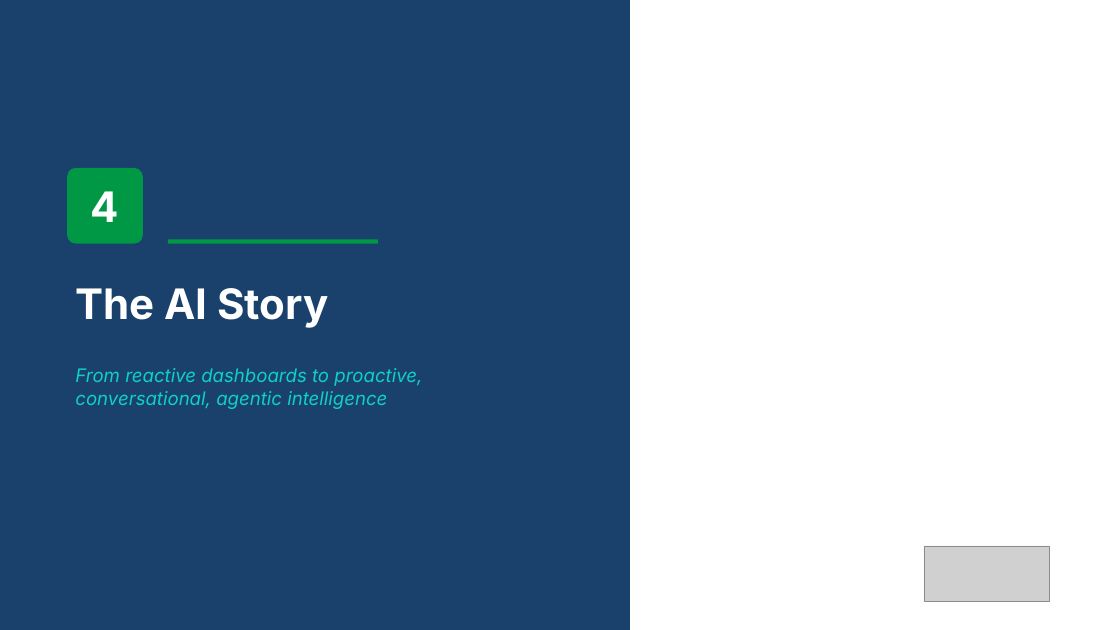
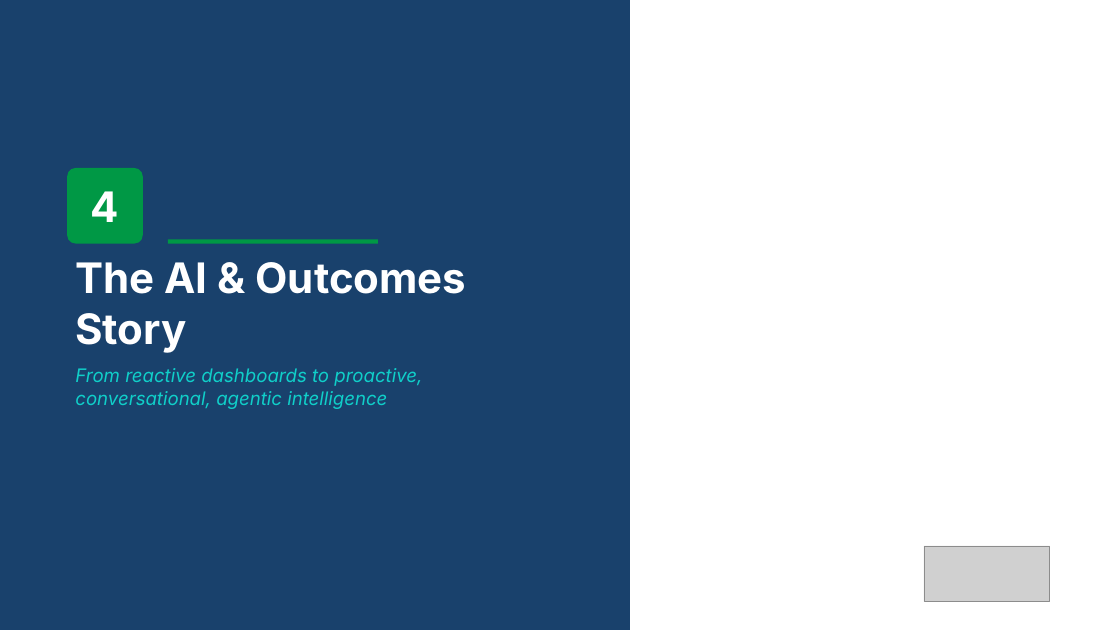
Before and after one commit to robertschoenfeldqlik/meridan_retail_group_qlik_demo_assets, a slide deck: slide 21 of MCG_Demo_Overview_Four_Stories.pptx. Drawn at 1120x630 pixels with LibreOffice and Linux fonts; fonts in the diff are those of the drawing; grey boxes stand for pictures; background and template pictures are left out. Boxes give left, top, right and bottom in pixels: in the first picture for what was removed or moved away, otherwise in the second. Text is boxed around its words. In the diff, an @@ line names an element or a change of style, - is before the commit and + after.

```diff
--- a/MCG_Demo_Overview_Four_Stories.pptx
+++ b/MCG_Demo_Overview_Four_Stories.pptx
@@ text at (75,262,467,353): text changed @@
-The AI Story
+The AI & Outcomes Story
```
Also in this commit, not shown: 17 other slides changed, 1 slide added, 21 other files.
